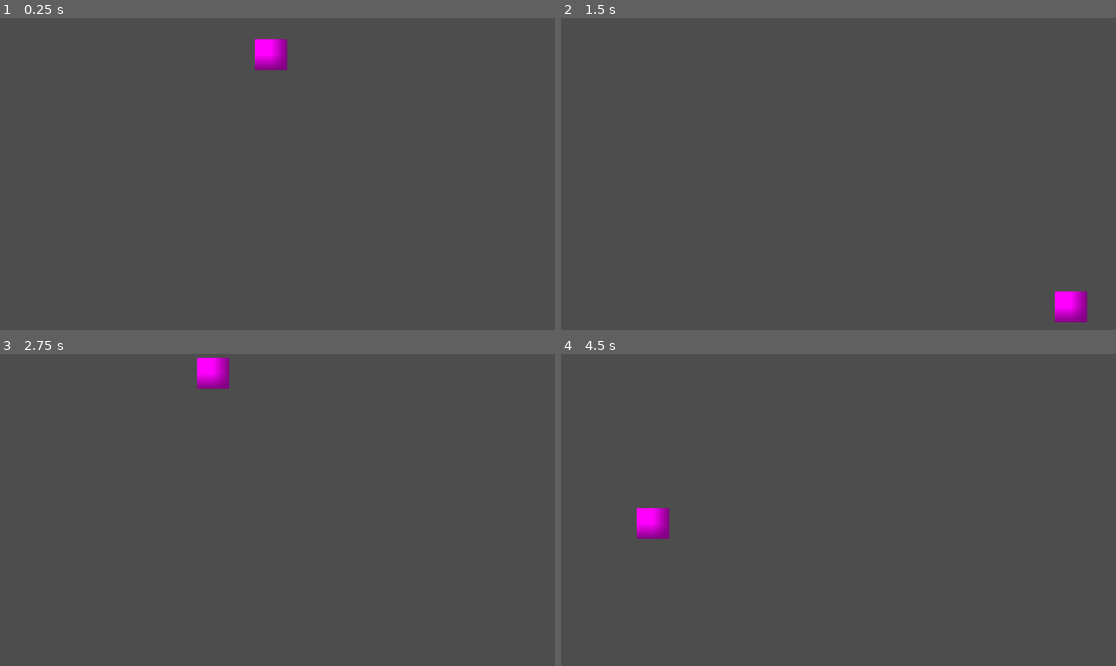
Above: before the commit, frames 1-4 (two rows, left to right).
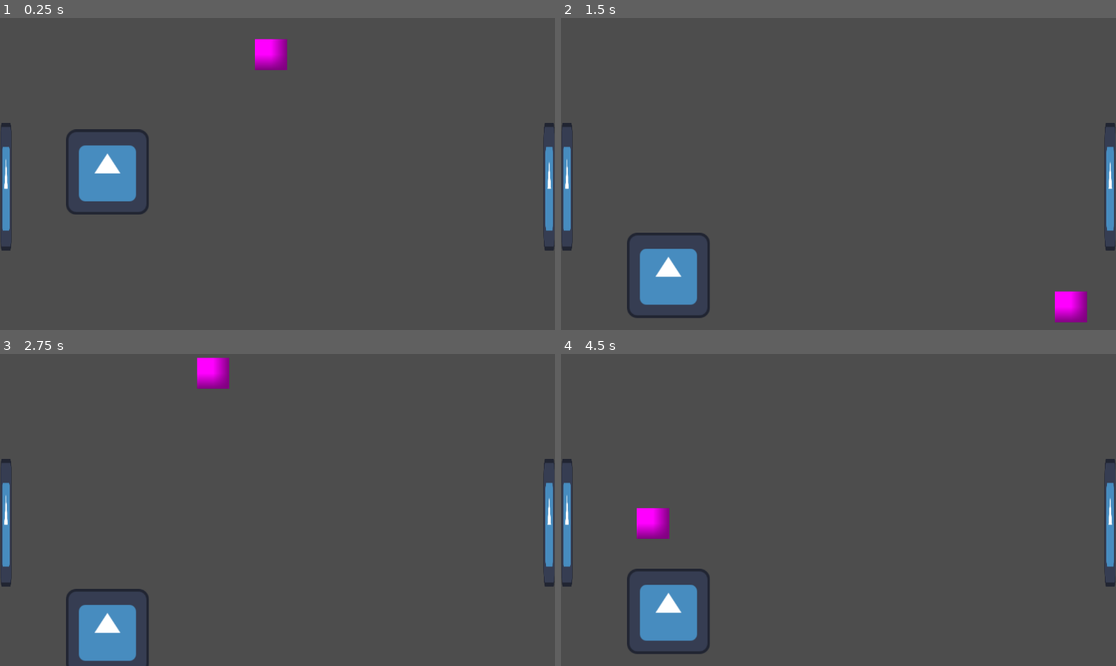
Above: after the commit, the same moments.

Repository: Game-Development-Club-at-UTK/FOOSBALL-NEW
Game: Godot game, scene res://scenes/player.tscn
Same seed, same stepped clock (60 frames per second), same inputs: the game is played once before the commit and once after it. The engine's default icon, where the game draws it, is replaced by a stand-in: a white triangle on a blue panel in a dark square.
Inputs:
- Up to frame 1 (0.25 s): no input
- Up to frame 2 (1.5 s): hold S (s) 0.53-1.28 s; tap W (w) at 0.8, 1.35 s
- Up to frame 3 (2.75 s): tap S (s) at 1.55 s; hold S (s) from 2.03 s (still down); tap W (w) at 2.3 s
- Up to frame 4 (4.5 s): release S (s) at 2.78 s; tap W (w) at 2.85, 3.8, 4.35 s; tap S (s) at 3.05 s; hold S (s) 3.53-4.28 s

The runs differ from the first frame. In frame 1, 3.4% of the frame differs, in the area x 0-100%, y 33-75%; in frame 2, 3.4%; in frame 3, 3.2%; in frame 4, 3.4%.

Commit message:
There are now goal areas

Diff:
--- a/project.godot
+++ b/project.godot
@@ -12,7 +12,7 @@
 
 config/name="actual-foosball"
 run/main_scene="res://scenes/player.tscn"
-config/features=PackedStringArray("4.3", "Forward Plus")
+config/features=PackedStringArray("4.4", "Forward Plus")
 config/icon="res://icon.svg"
 
 [input]
--- a/scenes/player.tscn
+++ b/scenes/player.tscn
@@ -1,9 +1,9 @@
 [gd_scene load_steps=14 format=3 uid="uid://ca5ol5tdqvnre"]
 
-[ext_resource type="Script" path="res://scripts/player.gd" id="1_ot1ew"]
-[ext_resource type="Texture2D" path="res://icon.svg" id="1_vjlb6"]
-[ext_resource type="Script" path="res://scripts/ball.gd" id="3_mdwq1"]
-[ext_resource type="Script" path="res://scripts/player_goal.gd" id="4_dbiey"]
+[ext_resource type="Script" uid="uid://do5ore0onoo0e" path="res://scripts/player.gd" id="1_ot1ew"]
+[ext_resource type="Texture2D" uid="uid://bvny40pjtgkw6" path="res://assets/icon.svg" id="3_dqkch"]
+[ext_resource type="Script" uid="uid://bqw3jn84wrbh5" path="res://scripts/ball.gd" id="3_mdwq1"]
+[ext_resource type="Script" uid="uid://5nytyy38u6bw" path="res://scripts/player_goal.gd" id="4_dbiey"]
 
 [sub_resource type="PhysicsMaterial" id="PhysicsMaterial_slx6p"]
 
@@ -30,8 +30,6 @@
 size = Vector2(20, 264.5)
 
 [node name="Node2D" type="Node2D"]
-metadata/Player_goals = 0
-metadata/Opponent_goals = 0
 
 [node name="Player" type="StaticBody2D" parent="."]
 position = Vector2(50, 150)
@@ -46,7 +44,7 @@
 [node name="Sprite2D" type="Sprite2D" parent="Player"]
 position = Vector2(173, 170)
 scale = Vector2(1.34766, 1.38281)
-texture = ExtResource("1_vjlb6")
+texture = ExtResource("3_dqkch")
 
 [node name="Ball" type="RigidBody2D" parent="."]
 gravity_scale = 0.0
@@ -98,3 +96,23 @@
 position = Vector2(12, 350)
 shape = SubResource("RectangleShape2D_xjx6j")
 debug_color = Color(3.27289e-06, 0.649855, 0.124812, 0.42)
+
+[node name="Sprite2D" type="Sprite2D" parent="Goals/Player_Goal"]
+position = Vector2(12.5, 350.5)
+scale = Vector2(0.179688, 2.07031)
+texture = ExtResource("3_dqkch")
+
+[node name="Enemy_Goal" type="Area2D" parent="Goals"]
+
+[node name="CollisionShape2D" type="CollisionShape2D" parent="Goals/Enemy_Goal"]
+position = Vector2(1140, 350)
+shape = SubResource("RectangleShape2D_xjx6j")
+debug_color = Color(3.27289e-06, 0.649855, 0.124812, 0.42)
+
+[node name="Sprite2D" type="Sprite2D" parent="Goals/Enemy_Goal"]
+position = Vector2(1140, 350.5)
+scale = Vector2(0.179688, 2.07031)
+texture = ExtResource("3_dqkch")
+
+[connection signal="body_entered" from="Goals/Player_Goal" to="Ball" method="_on_player_goal_body_entered"]
+[connection signal="body_entered" from="Goals/Enemy_Goal" to="Ball" method="_on_enemy_goal_body_entered"]
--- a/scripts/ball.gd
+++ b/scripts/ball.gd
@@ -3,8 +3,20 @@
 
 # Called when the node enters the scene tree for the first time.
 var velocity = Vector2(500, -500)
+var player_goals = 0
+var opponent_goals = 0
 
 func _physics_process(delta):
 	var collision_info = move_and_collide(velocity * delta)
 	if collision_info: # This just detects if there is a collision.
 		velocity = velocity.bounce(collision_info.get_normal())
+
+# This code will execute when the player concedes a goal.
+func _on_player_goal_body_entered(body: Node2D) -> void:
+	opponent_goals += 1
+	print(opponent_goals)
+
+
+func _on_enemy_goal_body_entered(body: Node2D) -> void:
+	player_goals += 1
+	print(player_goals)
Not shown, added: scripts/ball.gd.uid
Not shown, added: scripts/player.gd.uid
Not shown, added: scripts/player_goal.gd.uid
